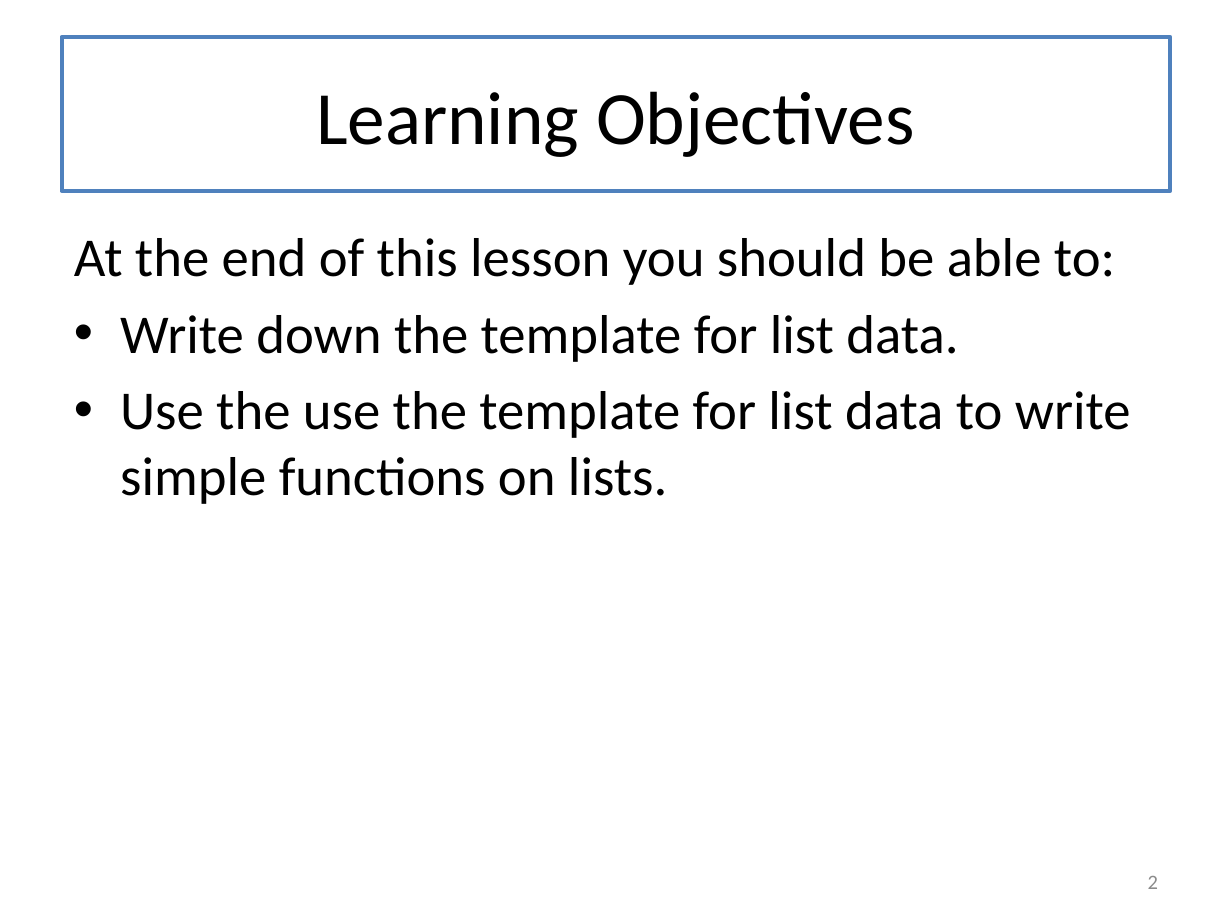
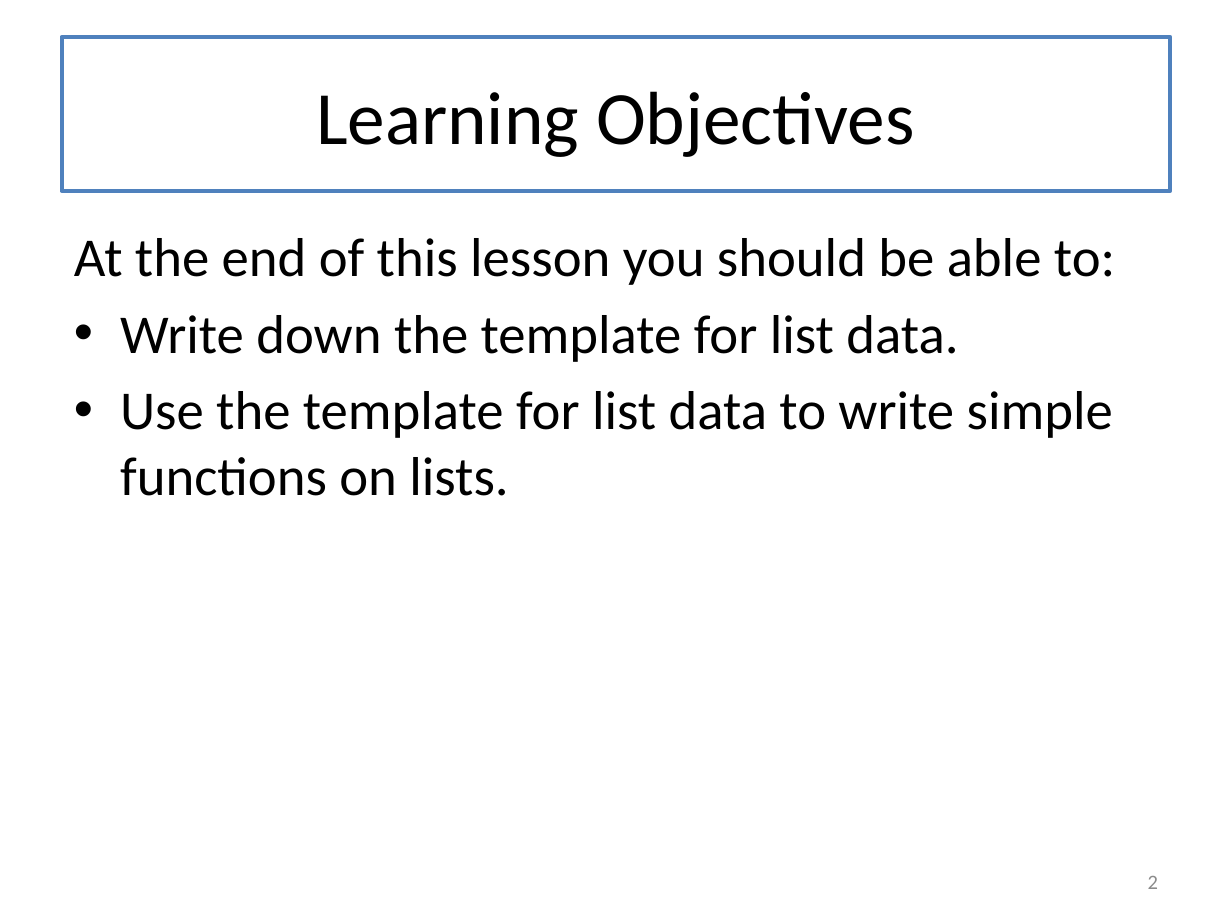
Before and after one commit to mwand/cs5010f16, a slide deck: slide 2 of Slides/Lesson 4.2 Using the List Template.pptx. Drawn at 1232x924 pixels with LibreOffice and Linux fonts; fonts in the diff are those of the drawing. Boxes give left, top, right and bottom in pixels: in the first picture for what was removed or moved away, otherwise in the second. Text is boxed around its words. In the diff, an @@ line names an element or a change of style, - is before the commit and + after.

```diff
--- a/Slides/Lesson 4.2 Using the List Template.pptx
+++ b/Slides/Lesson 4.2 Using the List Template.pptx
@@ text at [120,391,1113,496]: text changed @@
-• Use the use the template for list data to write simple functions on lists.
+• Use the template for list data to write simple functions on lists.
```
Also in this commit, not shown: 2 other slides changed, 1 other file.
